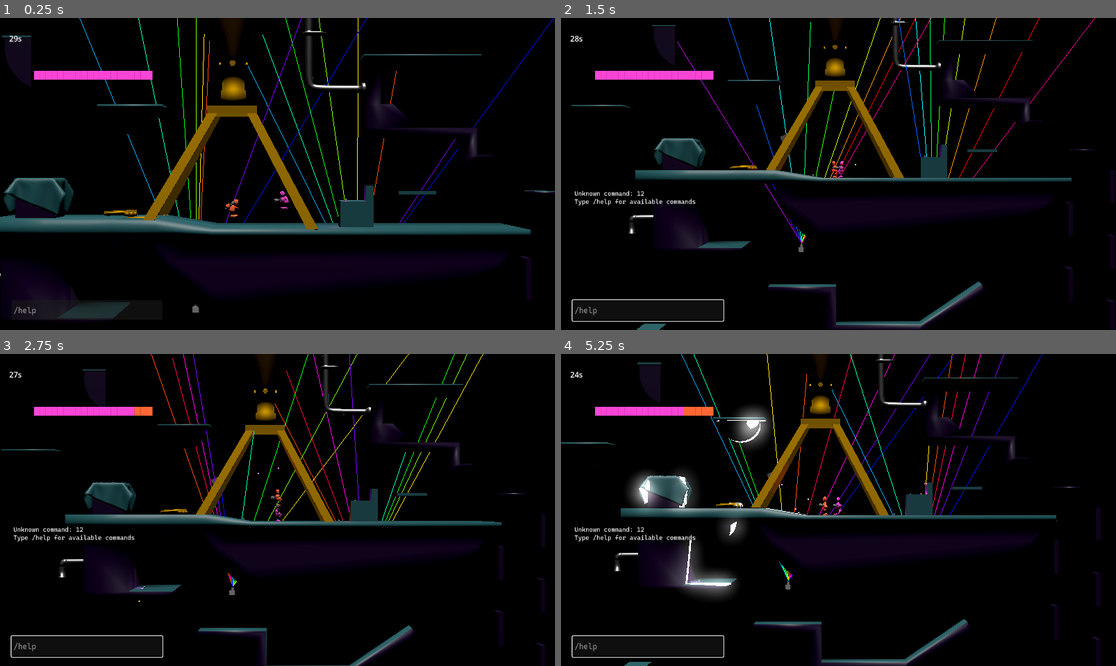
Above: before the commit, frames 1-4 (two rows, left to right).
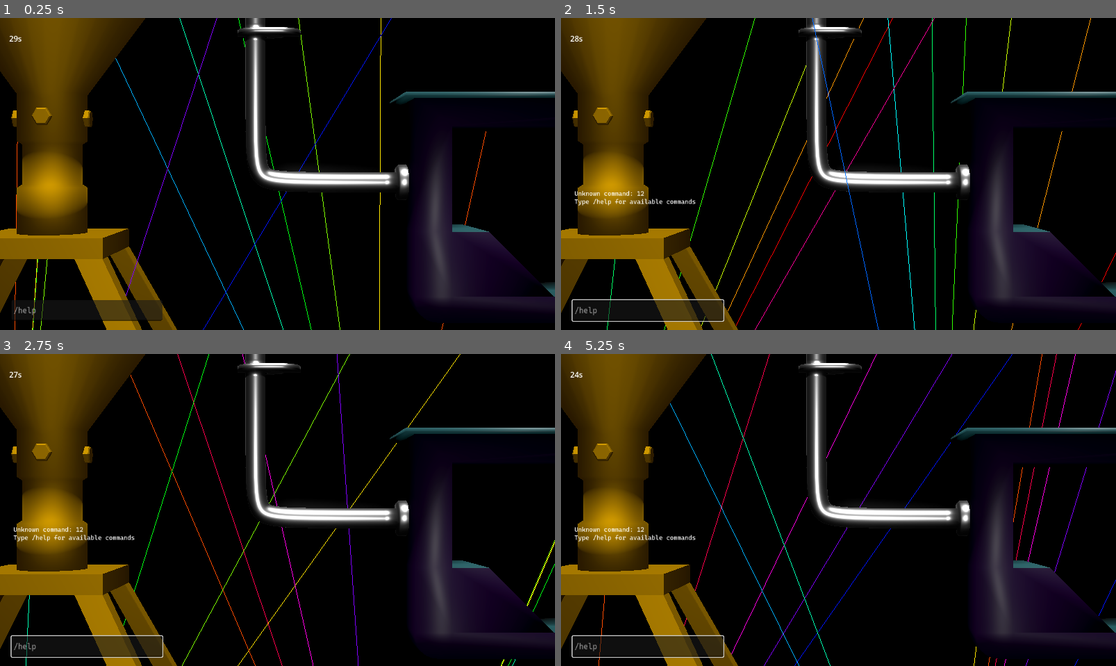
Above: after the commit, the same moments.

Repository: theowiik/project-epic-footsies-2
Game: Godot game, scene res://scenes/main.tscn
Same seed, same stepped clock (60 frames per second), same inputs: the game is played once before the commit and once after it. The engine's default icon, where the game draws it, is replaced by a stand-in: a white triangle on a blue panel in a dark square.
Inputs (mouse positions are in pixels of both pictures, inside the frame that each line leads up to):
- Up to frame 1 (0.25 s): no input
- Up to frame 2 (1.5 s): click (649, 311) at 0.52 s; type "12" at 0.6 s; tap Enter at 1.25 s; move the mouse to (960, 158) at 1.27 s; hold D from 1.28 s (still down); hold Mouse wheel up (dev_zoom_in, bound only after the commit) from 1.28 s (still down); click (960, 158) at 1.42 s
- Up to frame 3 (2.75 s): tap Space at 1.52, 2.27 s; tap Mouse wheel down (dev_zoom_out, bound only after the commit) at 1.55, 2.1 s; move the mouse to (166, 525) at 2.02 s; release D at 2.03 s; release Mouse wheel up (dev_zoom_in, bound only after the commit) at 2.03 s; hold S from 2.03 s (still down); click (166, 525) at 2.17 s; tap Mouse wheel up (dev_zoom_in, bound only after the commit) at 2.3 s
- Up to frame 4 (5.25 s): move the mouse to (894, 441) at 2.77 s; release S at 2.78 s; hold D 2.78-3.53 s; hold Mouse wheel up (dev_zoom_in, bound only after the commit) 2.78-3.53 s; click (894, 441) at 2.92 s; tap Mouse wheel down (dev_zoom_out, bound only after the commit) at 3.05, 3.6 s; move the mouse to (810, 572) at 3.52 s; hold W 3.53-4.28 s; click (810, 572) at 3.67 s; tap Space at 3.77, 4.52 s; tap Mouse wheel up (dev_zoom_in, bound only after the commit) at 3.8, 5.1 s; move the mouse to (1005, 556) at 4.27 s; hold Mouse wheel down (dev_zoom_out, bound only after the commit) 4.28-5.03 s; hold A from 4.28 s (still down); tap J at 4.35 s; click (1005, 556) at 4.42 s; move the mouse to (672, 463) at 5.02 s; click (672, 463) at 5.17 s

The runs differ from the first frame. In frame 1, 37% of the frame differs, in the area x 0-100%, y 0-100%; in frame 2, 35%; in frame 3, 34%; in frame 4, 37%.
Error after the commit: Parse Error: Export type can only be built-in, a resource, a node, or an enum. (res://scripts/player.gd:4)

Commit message:
Add ability to zoom

Diff:
--- a/game/project.godot
+++ b/game/project.godot
@@ -25,6 +25,19 @@
 bullets=""
 bulbs=""
 
+[input]
+
+dev_zoom_in={
+"deadzone": 0.2,
+"events": [Object(InputEventMouseButton,"resource_local_to_scene":false,"resource_name":"","device":-1,"window_id":0,"alt_pressed":false,"shift_pressed":false,"ctrl_pressed":false,"meta_pressed":false,"button_mask":8,"position":Vector2(133, 13),"global_position":Vector2(142, 61),"factor":1.0,"button_index":4,"canceled":false,"pressed":true,"double_click":false,"script":null)
+]
+}
+dev_zoom_out={
+"deadzone": 0.2,
+"events": [Object(InputEventMouseButton,"resource_local_to_scene":false,"resource_name":"","device":-1,"window_id":0,"alt_pressed":false,"shift_pressed":false,"ctrl_pressed":false,"meta_pressed":false,"button_mask":16,"position":Vector2(155, 13),"global_position":Vector2(164, 61),"factor":1.0,"button_index":5,"canceled":false,"pressed":true,"double_click":false,"script":null)
+]
+}
+
 [layer_names]
 
 3d_physics/layer_1="platforms"
--- a/game/scripts/bulb.gd
+++ b/game/scripts/bulb.gd
@@ -1,46 +1,51 @@
 extends Area3D
 
-signal bulb_hit(new_team_color: Color)
+signal bulb_hit(new_team: Team)
 
-var team_color: Color = Color.WHITE
+var team: Team = Team.white()
 var _color_initialized := false
+var _material: StandardMaterial3D
 
 @onready var light: OmniLight3D = $OmniLight3D
 @onready var mesh_instance: MeshInstance3D = $MeshInstance3D
 
 
 func _ready() -> void:
+	# Create a dedicated material for this bulb instance
+	_material = StandardMaterial3D.new()
+	_material.emission_enabled = true
+	_material.emission_energy_multiplier = 2.0
+	mesh_instance.material_override = _material
+
 	if _color_initialized:
-		_apply_color(team_color)
-		bulb_hit.emit(team_color)
+		_apply_team(team)
+		bulb_hit.emit(team)
 
 
-func set_team_color(color: Color) -> void:
-	team_color = color
+func set_team(new_team: Team) -> void:
+	team = new_team
 	_color_initialized = true
 
 
-func get_color() -> Color:
-	return team_color
+func get_team() -> Team:
+	return team
 
 
-func _apply_color(color: Color) -> void:
-	team_color = color
-	light.light_color = color
+func _apply_team(new_team: Team) -> void:
+	team = new_team
+	light.light_color = team.color
 
-	var material = mesh_instance.get_active_material(0)
-	if material:
-		material = material.duplicate()
-		material.albedo_color = color
-		mesh_instance.set_surface_override_material(0, material)
+	if _material:
+		_material.albedo_color = team.color
+		_material.emission = team.color
 
 
 func _on_area_entered(area: Area3D) -> void:
 	if area.is_in_group(Constants.BULLETS_GROUP):
-		var new_color = area.team_color
+		var new_team: Team = area.team
 
-		if team_color != new_color:
-			_apply_color(new_color)
-			bulb_hit.emit(new_color)
+		if team.color != new_team.color:
+			_apply_team(new_team)
+			bulb_hit.emit(new_team)
 
 		area.queue_free()
--- a/game/scripts/bullet.gd
+++ b/game/scripts/bullet.gd
@@ -1,10 +1,12 @@
-extends Node3D
+extends Area3D
 
 var velocity: Vector3 = Vector3.ZERO
 var speed: float = 10.0
 var lifetime: float = 3.0
 var gravity: float = 3
-var team_color: Color = Color.WHITE
+var team: Team = Team.white()
+
+var _material: StandardMaterial3D
 
 @onready var mesh_instance: MeshInstance3D = $MeshInstance3D
 @onready var light: OmniLight3D = $OmniLight3D
@@ -12,6 +14,12 @@
 
 
 func _ready():
+	# Create a dedicated material for this bullet instance
+	_material = StandardMaterial3D.new()
+	_material.emission_enabled = true
+	_material.emission_energy_multiplier = 2.0
+	mesh_instance.material_override = _material
+
 	_apply_team_color()
 	await get_tree().create_timer(lifetime).timeout
 	queue_free()
@@ -27,21 +35,17 @@
 
 
 func _apply_team_color() -> void:
-	if mesh_instance:
-		var material = StandardMaterial3D.new()
-		material.albedo_color = team_color
-		material.emission_enabled = true
-		material.emission = team_color
-		material.emission_energy_multiplier = 2.0
-		mesh_instance.material_override = material
+	if _material:
+		_material.albedo_color = team.color
+		_material.emission = team.color
 
 	if light:
-		light.light_color = team_color
+		light.light_color = team.color
 
 
 func _on_body_entered(_body: Node3D) -> void:
 	var bulb = bulb_scene.instantiate()
-	bulb.set_team_color(team_color)
+	bulb.set_team(team)
 	bulb.global_position = global_position
 	get_tree().current_scene.add_child(bulb)
 	queue_free()
--- a/game/scripts/crystal_picker/crystal_picker.gd
+++ b/game/scripts/crystal_picker/crystal_picker.gd
@@ -15,12 +15,12 @@
 func show_result(winner: Player, loser: Player) -> void:
 	result_label.bbcode_enabled = true
 
-	var winner_hex: String = winner.team_color.to_html(false)
-	var loser_hex: String = loser.team_color.to_html(false)
+	var winner_hex: String = winner.team.get_hex()
+	var loser_hex: String = loser.team.get_hex()
 
 	var text: String = (
 		"[color=#%s]%s[/color] wins!\n[color=#%s]%s[/color] picks a crystal"
-		% [winner_hex, winner_hex.to_upper(), loser_hex, loser_hex.to_upper()]
+		% [winner_hex, winner.team.name, loser_hex, loser.team.name]
 	)
 	result_label.text = text
 
--- a/game/scripts/follow_camera.gd
+++ b/game/scripts/follow_camera.gd
@@ -21,3 +21,10 @@
 
 	var target_position: Vector3 = avg_position + offset
 	global_position = global_position.lerp(target_position, 1.0 - exp(-smoothing_speed * delta))
+
+
+func _unhandled_input(event: InputEvent) -> void:
+	if event.is_action_pressed("dev_zoom_in"):
+		offset.z += 10
+	elif event.is_action_pressed("dev_zoom_out"):
+		offset.z -= 10
--- a/game/scripts/input/naive_bot_input.gd
+++ b/game/scripts/input/naive_bot_input.gd
@@ -91,12 +91,12 @@
 	var players = player_node.get_tree().get_nodes_in_group(Constants.PLAYERS_GROUP)
 	var closest: Node3D = null
 	var closest_distance: float = INF
-	var my_color: Color = player_node.team_color
+	var my_team: Team = player_node.team
 
 	for player in players:
 		if player == player_node:
 			continue
-		if player.team_color == my_color:
+		if player.team.color == my_team.color:
 			continue
 
 		var distance = player_node.global_position.distance_to(player.global_position)
--- a/game/scripts/player.gd
+++ b/game/scripts/player.gd
@@ -1,7 +1,7 @@
 class_name Player
 extends CharacterBody3D
 
-@export var team_color: Color = Color(1, 0.4, 0.2, 1)
+@export var team: Team = Team.orange()
 
 # Controller
 @export var device_id: int = 0
@@ -66,7 +66,7 @@
 	if input.is_shoot_pressed() and shoot_cooldown <= 0:
 		var shoot_pos = flashlight.shoot_position.global_position
 		var direction = -flashlight.global_transform.basis.z
-		var context = ShootingContext.new(shoot_pos, direction, team_color, get_parent(), self)
+		var context = ShootingContext.new(shoot_pos, direction, team, get_parent(), self)
 
 		shooter.shoot(context)
 		shoot_cooldown = shooter.get_shoot_delay()
@@ -138,7 +138,7 @@
 				var material = mesh_instance.get_active_material(0)
 				if material:
 					material = material.duplicate()
-					material.albedo_color = team_color
+					material.albedo_color = team.color
 					mesh_instance.set_surface_override_material(0, material)
 
-	flashlight.set_color(team_color)
+	flashlight.set_color(team.color)
--- a/game/scripts/round_manager.gd
+++ b/game/scripts/round_manager.gd
@@ -47,7 +47,7 @@
 		recalculate_scores()
 
 
-func _on_bulb_hit(_color: Color) -> void:
+func _on_bulb_hit(_team: Team) -> void:
 	recalculate_scores()
 
 
@@ -55,8 +55,8 @@
 	scores.clear()
 
 	for bulb in get_tree().get_nodes_in_group(Constants.BULBS_GROUP):
-		var color: Color = bulb.get_color()
-		scores[color] = scores.get(color, 0) + 1
+		var team_color: Color = bulb.get_team().color
+		scores[team_color] = scores.get(team_color, 0) + 1
 
 	scores_updated.emit(scores)
 
@@ -68,7 +68,7 @@
 
 	var player_scores: Array = []
 	for player in players:
-		var player_score: int = scores.get(player.team_color, 0)
+		var player_score: int = scores.get(player.team.color, 0)
 		player_scores.append({"player": player, "score": player_score})
 
 	player_scores.sort_custom(func(a, b): return a.score > b.score)
--- a/game/scripts/shooting/base_shooter.gd
+++ b/game/scripts/shooting/base_shooter.gd
@@ -22,13 +22,13 @@
 	for i in range(total_bullets):
 		var spread_offset = randf_range(-context.spread, context.spread)
 		var shot_dir = context.direction.rotated(Vector3.FORWARD, deg_to_rad(spread_offset))
-		spawn_bullet(context.from_position, shot_dir, context.team_color, context.parent, context)
+		spawn_bullet(context.from_position, shot_dir, context.team, context.parent, context)
 
 
 func spawn_bullet(
 	from_position: Vector3,
 	direction: Vector3,
-	team_color: Color,
+	team: Team,
 	parent: Node,
 	context: ShootingContext
 ) -> void:
@@ -36,5 +36,5 @@
 	bullet.position = from_position
 	bullet.speed = context.bullet_speed
 	bullet.set_direction(direction)
-	bullet.team_color = team_color
+	bullet.team = team
 	parent.add_child(bullet)
--- a/game/scripts/shooting/shooting_context.gd
+++ b/game/scripts/shooting/shooting_context.gd
@@ -5,7 +5,7 @@
 var spread: float = 15.0
 var from_position: Vector3
 var direction: Vector3
-var team_color: Color
+var team: Team
 var parent: Node
 var player: CharacterBody3D
 var bullet_speed: float = 0.0
@@ -15,9 +15,9 @@
 var extra_shots: int = 0
 
 
-func _init(pos: Vector3, dir: Vector3, color: Color, p: Node, player_ref: CharacterBody3D = null):
+func _init(pos: Vector3, dir: Vector3, t: Team, p: Node, player_ref: CharacterBody3D = null):
 	from_position = pos
 	direction = dir
-	team_color = color
+	team = t
 	parent = p
 	player = player_ref
--- /dev/null
+++ b/game/scripts/team.gd
@@ -0,0 +1,50 @@
+class_name Team
+extends RefCounted
+
+var name: String
+var color: Color
+
+
+func _init(team_name: String, team_color: Color) -> void:
+	name = team_name
+	color = team_color
+
+
+func get_hex() -> String:
+	return color.to_html(false)
+
+
+static func red() -> Team:
+	return Team.new("Red", Color(1.0, 0.3, 0.2))
+
+
+static func blue() -> Team:
+	return Team.new("Blue", Color(0.2, 0.4, 1.0))
+
+
+static func green() -> Team:
+	return Team.new("Green", Color(0.2, 1.0, 0.4))
+
+
+static func orange() -> Team:
+	return Team.new("Orange", Color(1.0, 0.5, 0.1))
+
+
+static func purple() -> Team:
+	return Team.new("Purple", Color(0.7, 0.2, 1.0))
+
+
+static func cyan() -> Team:
+	return Team.new("Cyan", Color(0.2, 0.9, 1.0))
+
+
+static func yellow() -> Team:
+	return Team.new("Yellow", Color(1.0, 0.9, 0.2))
+
+
+static func pink() -> Team:
+	return Team.new("Pink", Color(1.0, 0.4, 0.7))
+
+
+static func white() -> Team:
+	return Team.new("Neutral", Color.WHITE)
Not shown, added: game/scripts/team.gd.uid
